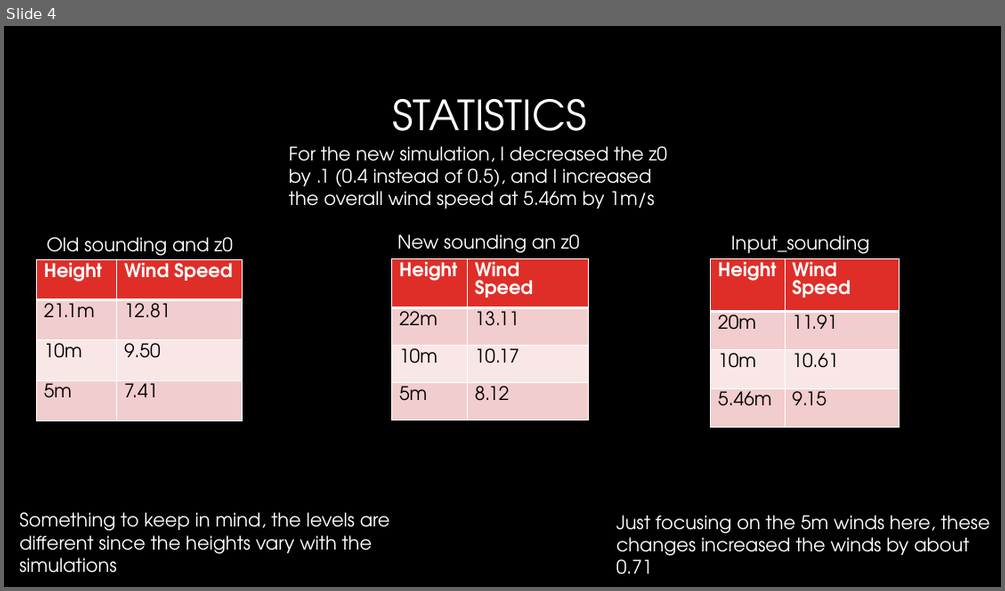
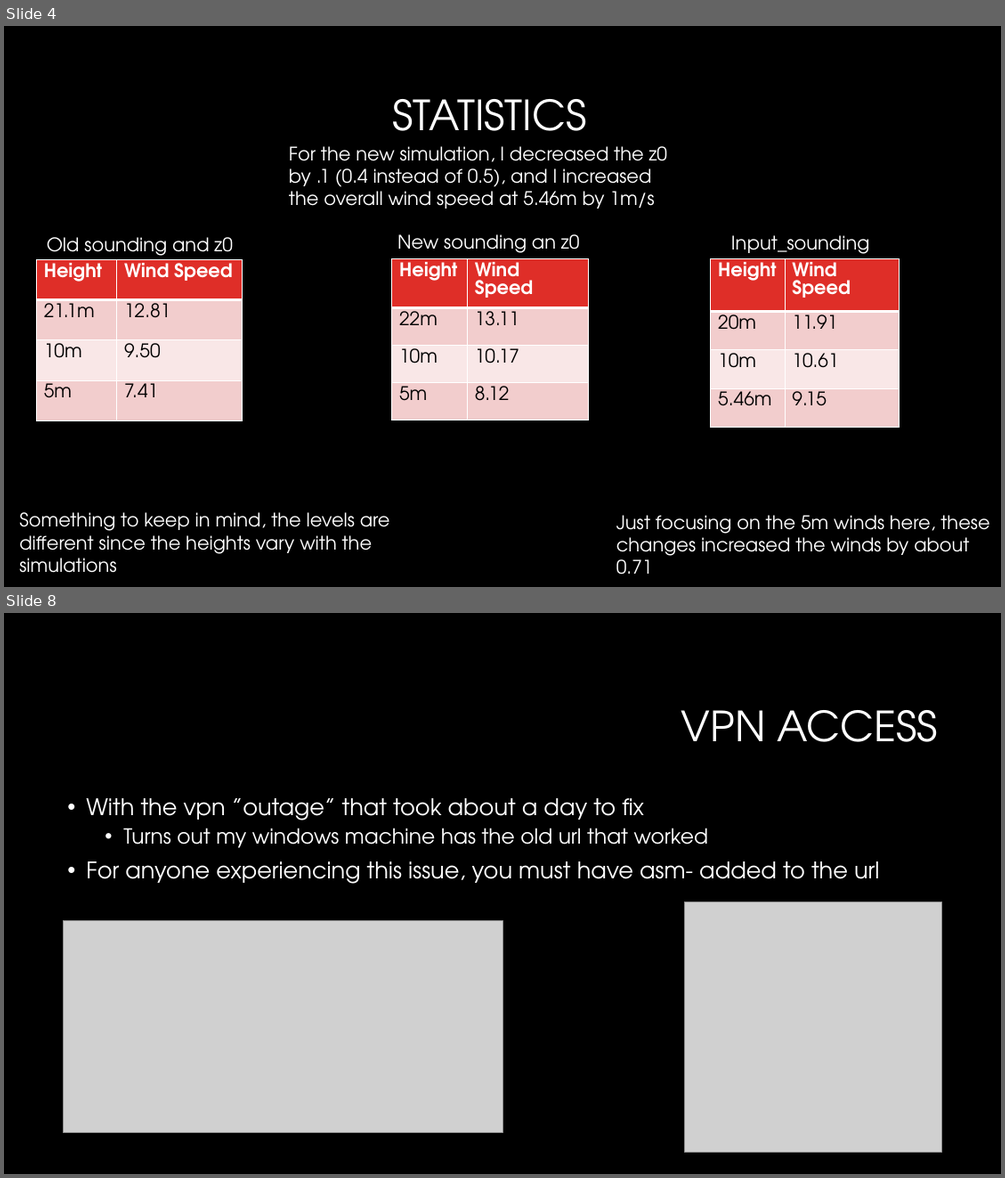
Before and after one commit to Jeremy-Benik/Meeting_Notes, a slide deck: 09022022_Presentation.pptx. Shown one above the other, each under a label of ours: slide 4 before the commit, slides 4 and 8 after it; the slides between them are not shown. The pictures are 1005x591 and 1005x1178 pixels, drawn with LibreOffice and Linux fonts; fonts in the diff are those of the drawing; grey boxes stand for pictures; background and template pictures are left out. Boxes give left, top, right and bottom in pixels: in the first picture for what was removed or moved away, otherwise in the second. Text is boxed around its words. In the diff, an @@ line names an element or a change of style, - is before the commit and + after.

```diff
--- a/09022022_Presentation.pptx
+++ b/09022022_Presentation.pptx
@@ slide 8 added at box(4, 613, 1001, 1174), background #000000 @@
@@ title added at box(681, 710, 937, 742), 40 pt, text #FFFFFF @@
+VPN ACCESS
@@ text added at box(86, 798, 879, 884), 22 pt, text #FFFFFF @@
+• With the vpn ”outage” that took about a day to fix
+  • Turns out my windows machine has the old url that worked
+• For anyone experiencing this issue, you must have asm- added to the url
@@ picture added at box(685, 901, 942, 1152) @@
@@ picture added at box(63, 921, 502, 1133) @@
```
Also in this commit, not shown: 1 slide changed, 4 other slides added, 1 slide removed.
